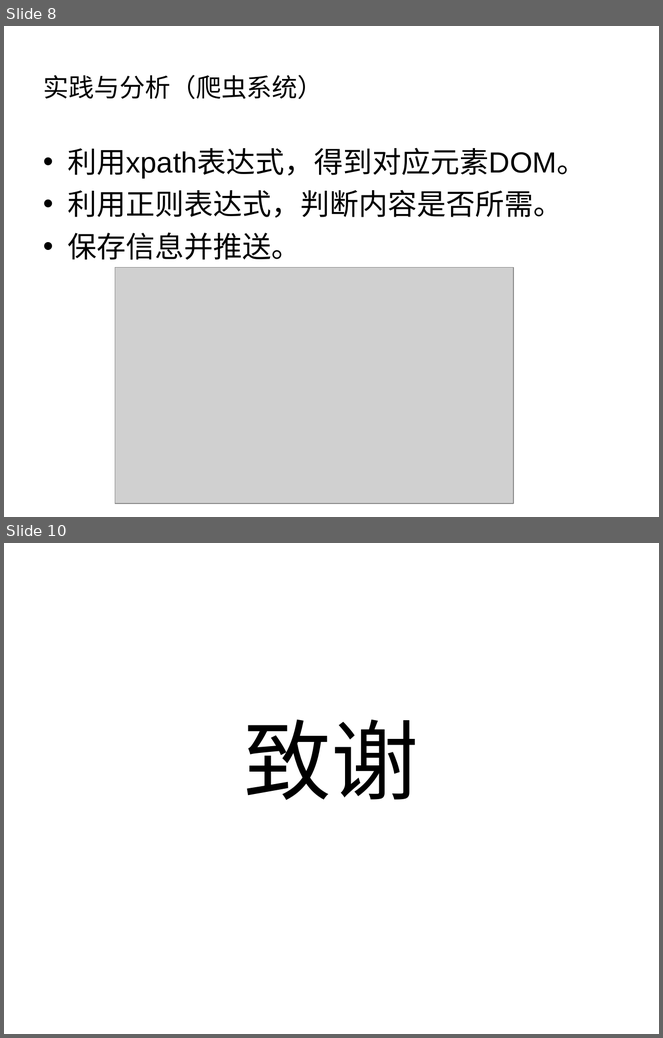
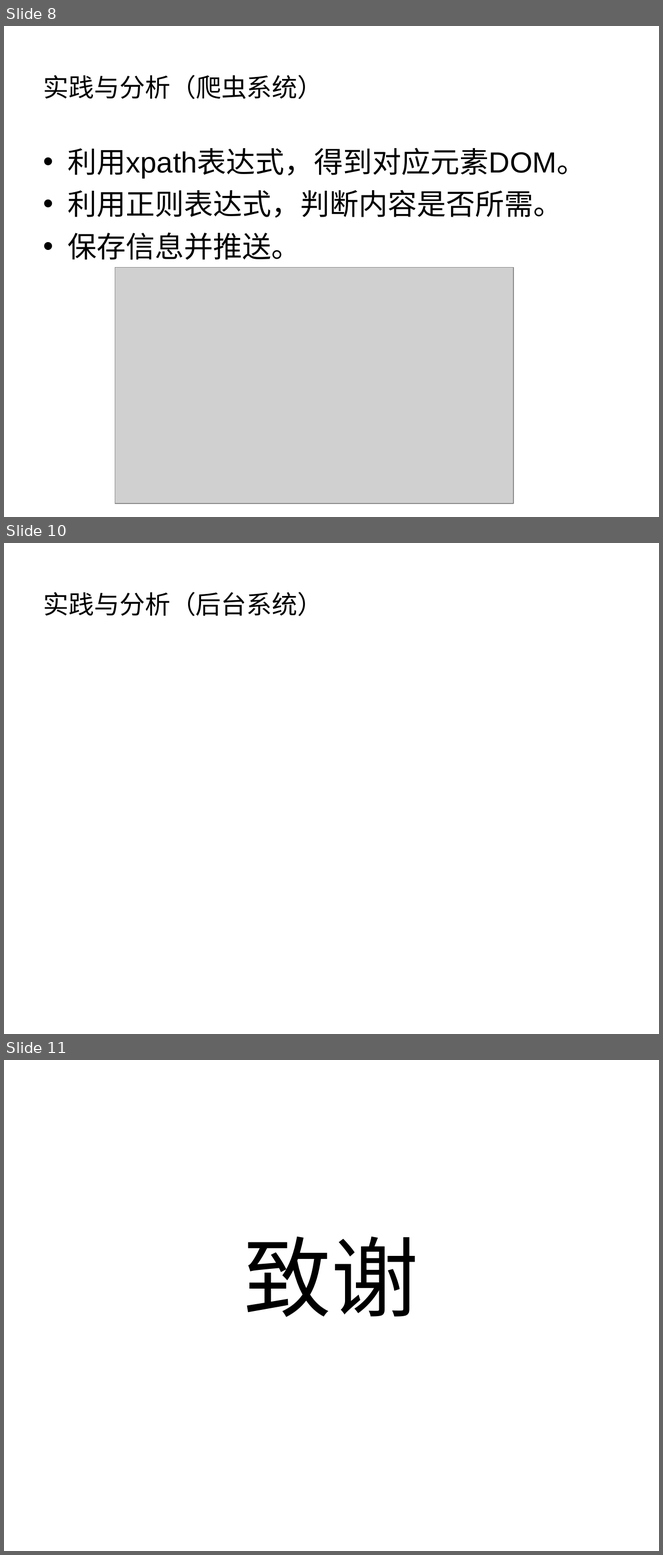
Before and after one commit to liuweiming1997/extensions, a slide deck: 论文.ppt. Shown one above the other, each under a label of ours: slides 8 and 10 before the commit, slides 8, 10 and 11 after it; the slides between them are not shown. The pictures are 663x1038 and 663x1555 pixels, drawn with LibreOffice and Linux fonts; fonts in the diff are those of the drawing; grey boxes stand for pictures. Boxes give left, top, right and bottom in pixels: in the first picture for what was removed or moved away, otherwise in the second. Text is boxed around its words. In the diff, an @@ line names an element or a change of style, - is before the commit and + after.

Commit message:
add one page

```diff
--- a/论文.ppt
+++ b/论文.ppt
@@ slide 10 added at (4,543,659,1034), background #FFFFFF @@
@@ title added at (43,592,323,616), 28 pt, text #000000 @@
+实践与分析（后台系统）
@@ what was slide 10 is now slide 11 @@
```
Also in this commit, not shown: 1 slide changed.
